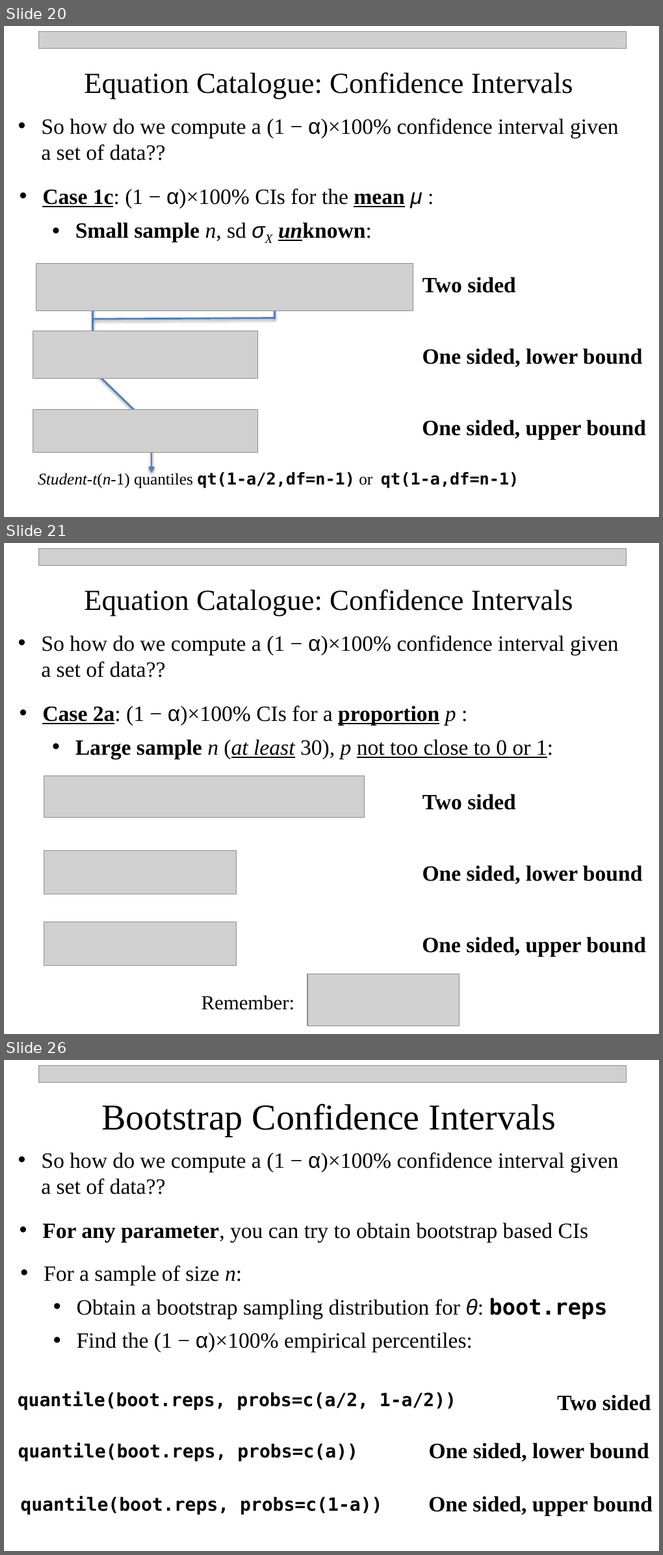
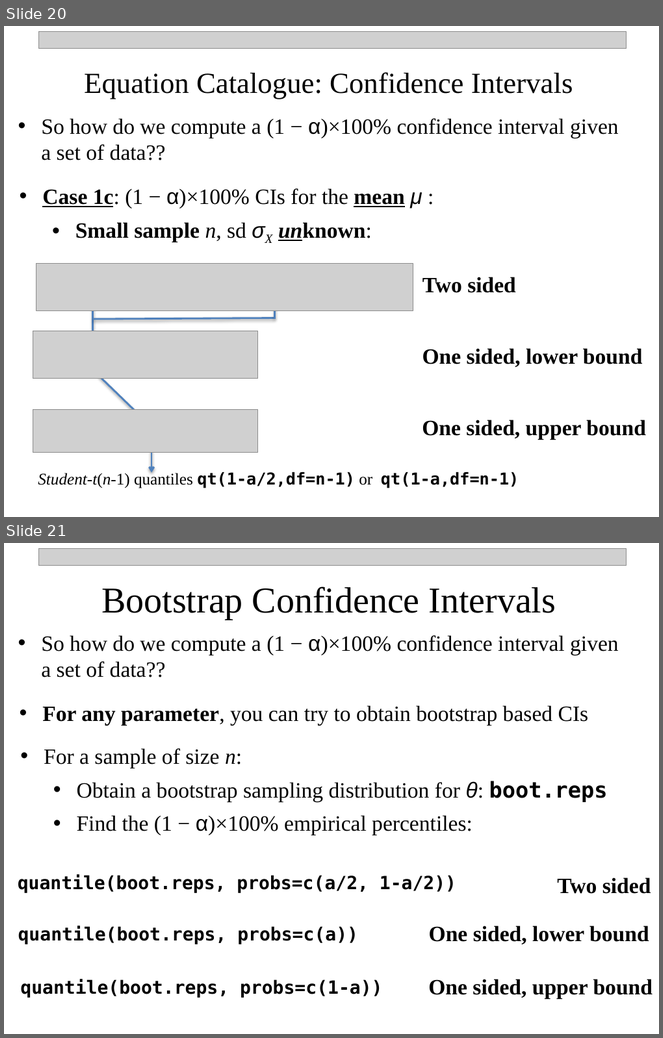
Before and after one commit to npetraco/MAT301, a slide deck: Notes/6_Interval_Estimation_Confidence.pptx. Shown one above the other, each under a label of ours: slides 20, 21 and 26 before the commit, slides 20 and 21 after it; the slides between them are not shown. The pictures are 663x1555 and 663x1038 pixels, drawn with LibreOffice and Linux fonts; fonts in the diff are those of the drawing; grey boxes stand for pictures. Boxes give left, top, right and bottom in pixels: in the first picture for what was removed or moved away, otherwise in the second. Text is boxed around its words. In the diff, an @@ line names an element or a change of style, - is before the commit and + after.

```diff
--- a/Notes/6_Interval_Estimation_Confidence.pptx
+++ b/Notes/6_Interval_Estimation_Confidence.pptx
@@ slide 21 removed at (4,543,659,1034), background #FFFFFF @@
@@ picture removed at (38,548,627,565) @@
@@ text removed at (84,589,573,616) @@
-Equation Catalogue: Confidence Intervals
@@ text removed at (41,635,619,678) @@
-• So how do we compute a (1 − α)×100% confidence interval given a set of data??
@@ text removed at (42,705,553,759) @@
-• Case 2a: (1 − α)×100% CIs for a proportion p :
-  • Large sample n (at least 30), p not too close to 0 or 1:
@@ picture removed at (44,776,364,817) @@
@@ text removed at (423,794,516,810) @@
-Two sided
@@ picture removed at (44,851,237,894) @@
@@ text removed at (423,865,643,884) @@
-One sided, lower bound
@@ picture removed at (44,923,237,965) @@
@@ text removed at (422,937,646,957) @@
-One sided, upper bound
@@ picture removed at (308,974,460,1026) @@
@@ text removed at (202,995,295,1010) @@
-Remember:
@@ what was slide 26 is now slide 21 @@
```
Also in this commit, not shown: 3 slides changed, 1 slide added, 5 other slides removed.
